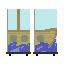
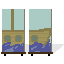
Two versions of the same layered image (64px x 64px). Layer-by-layer changes:
moved "Layer 1" above "Layer 3", painted on it over [left=1, top=9, right=58, bottom=56]
"Layer 3": opacity 100% → 10%, painted on it over [left=3, top=9, right=64, bottom=55]
removed layer "Layer 2" over [left=8, top=9, right=30, bottom=52]
